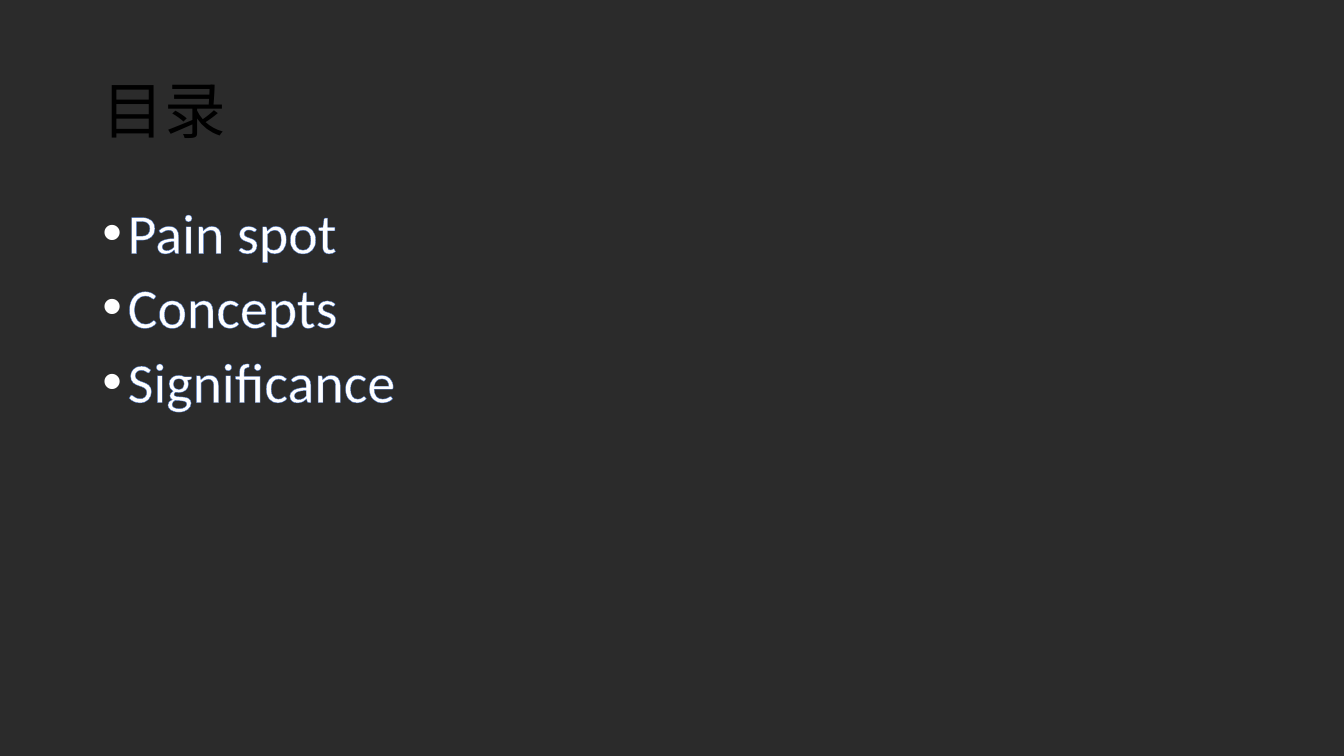
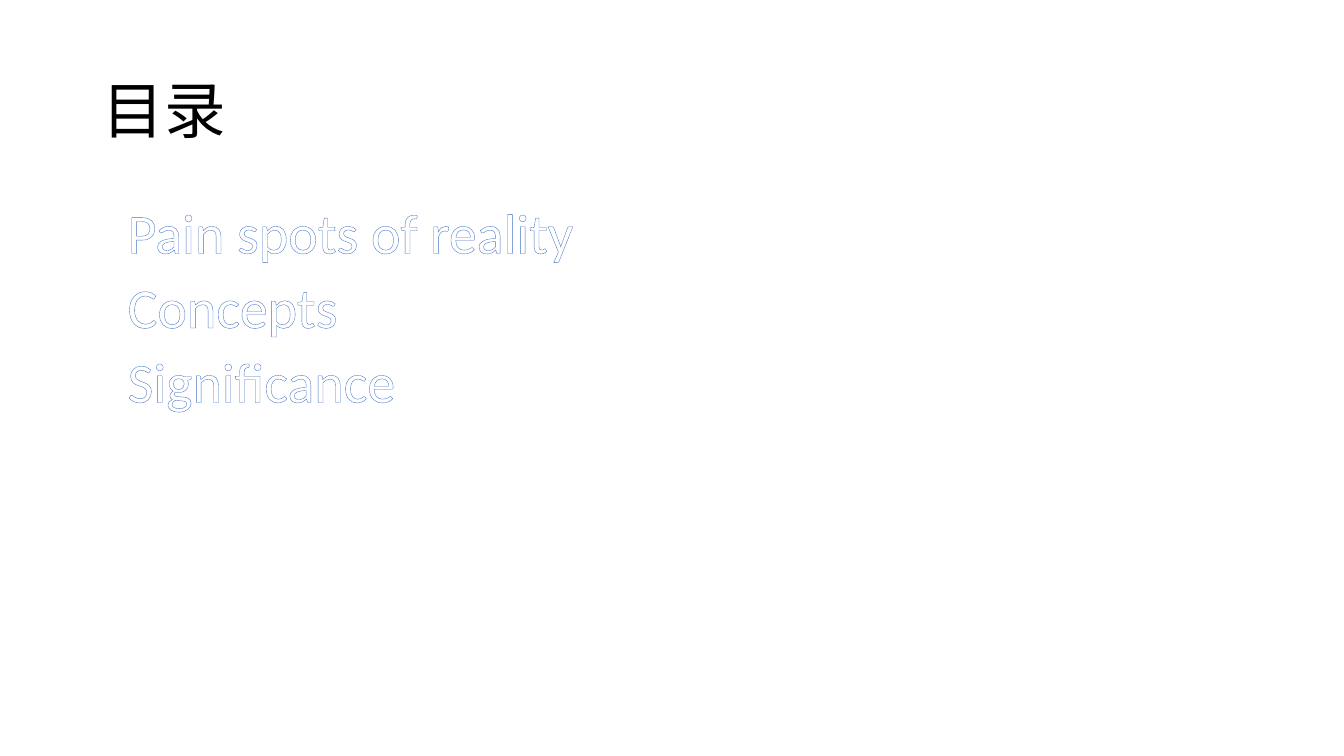
Before and after one commit to llxxbb/Nature, a slide deck: slide 2 of doc/nature.pptx. Drawn at 1344x756 pixels with LibreOffice and Linux fonts; fonts in the diff are those of the drawing; background and template pictures are left out; a plain dark background stands for a picture behind light text. Boxes give left, top, right and bottom in pixels: in the first picture for what was removed or moved away, otherwise in the second. Text is boxed around its words. In the diff, an @@ line names an element or a change of style, - is before the commit and + after.

```diff
--- a/doc/nature.pptx
+++ b/doc/nature.pptx
@@ background picture (left out) to #FFFFFF @@
@@ text at (128,214,573,263): text changed @@
-• Pain spot
+• Pain spots of reality
```
Also in this commit, not shown: 15 other slides changed, 1 slide added, 1 slide removed, 4 other files.
